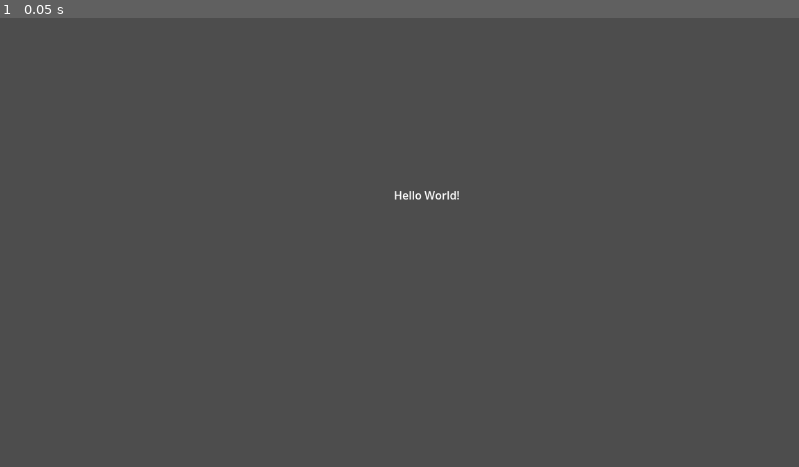
Above: before the commit, frame 1.
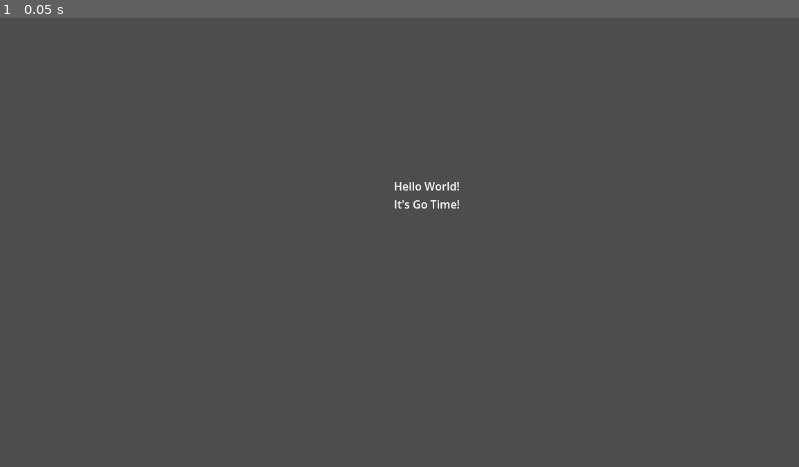
Above: after the commit, the same moment.

Repository: Dominic-Webster/wizards-of-destiny-godot
Game: Godot game, scene res://scenes/hello_world.tscn
Same seed, same stepped clock (60 frames per second), same inputs: the game is played once before the commit and once after it. The project has no main scene, so this scene is started directly.
Inputs:
- Up to frame 1 (0.05 s): no input

The runs differ from the first frame. In frame 1, 0.3% of the frame differs, in the area x 49-58%, y 36-43%.

Commit message:
branch testing

Diff:
--- a/project.godot
+++ b/project.godot
@@ -8,8 +8,12 @@
 
 config_version=5
 
+[animation]
+
+compatibility/default_parent_skeleton_in_mesh_instance_3d=true
+
 [application]
 
 config/name="Wizards of Destiny"
-config/features=PackedStringArray("4.5", "Forward Plus")
+config/features=PackedStringArray("4.6", "Forward Plus")
 config/icon="res://icon.svg"
--- a/scenes/hello_world.tscn
+++ b/scenes/hello_world.tscn
@@ -1,12 +1,13 @@
 [gd_scene format=3 uid="uid://d4kur0ew5yakn"]
 
-[node name="Node2D" type="Node2D"]
+[node name="Node2D" type="Node2D" unique_id=258326827]
 
-[node name="Label" type="Label" parent="."]
+[node name="Label" type="Label" parent="." unique_id=1123312387]
 offset_left = 524.0
 offset_top = 213.0
 offset_right = 708.0
 offset_bottom = 298.0
-text = "Hello World!"
+text = "Hello World!
+It's Go Time!"
 horizontal_alignment = 1
 vertical_alignment = 1
